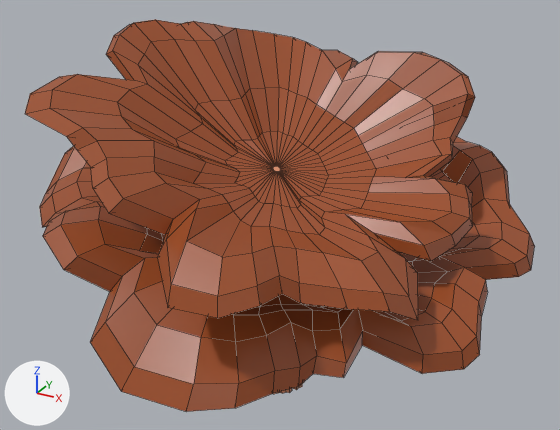
One commit to the FBX model Assets/Models/DoubleReef_02.fbx: the scene before it, then after it.
One viewpoint serves both versions: a camera (50 mm lens) standing at (8.46, -15.36, 12.56) and looking at (-0.01, 0.03, 4.87). Every picture has the same lights, and +X, +Y and +Z are marked at lower left. Mesh edges are drawn as thin lines.

Names of what the first picture shows: 'Double Chanderelle 2'.
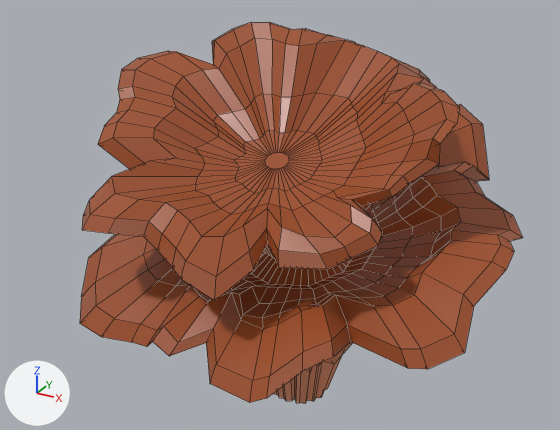
Location of each change, (x1, y1, x2, y2) in pixels of the pictures (560 x 430 px):
'Double Chanderelle 2', reshaped, turned, rescaled: before (25, 20, 535, 412); after (80, 22, 522, 404)

What changed in the scene script:
```text
Change me_cylinder_002:
    used by ob_double_chanderelle_2; location = (0.0, 0.0, 0.0)
    remove me_cylinder_002.from_pydata(...)  # 1150 vertices, 1102 faces; spans x -5.44..5.86, y -5.94..6.07, z -0.01..9.4
    add me_cylinder_002.from_pydata(...)  # 1150 vertices, 1102 faces; spans x -456.9..575.37, y -1.67..911.96, z -549.74..506.54
    me_cylinder_002 part 1: 1150 of 1150 vertices moved; they spanned x -5.44..5.86, y -5.94..6.07, z -0.01..9.4 and now span x -456.9..575.37, y -1.67..911.96, z -549.74..506.54; mean shift (47.64, 505.93, 22.68); largest move (-3.58, -0.8, 9.33) -> (-198.18, 907.32, -207.92)
Change ob_double_chanderelle_2:
    ob_double_chanderelle_2.rotation_euler: (0.0, 0.0, 0.0) -> (1.571, 0.0, 0.0)  # degrees (0, 0, 0) -> degrees (90, 0, 0)
    ob_double_chanderelle_2.scale: (1.0, 1.0, 1.0) -> (0.01, 0.01, 0.01)
```
